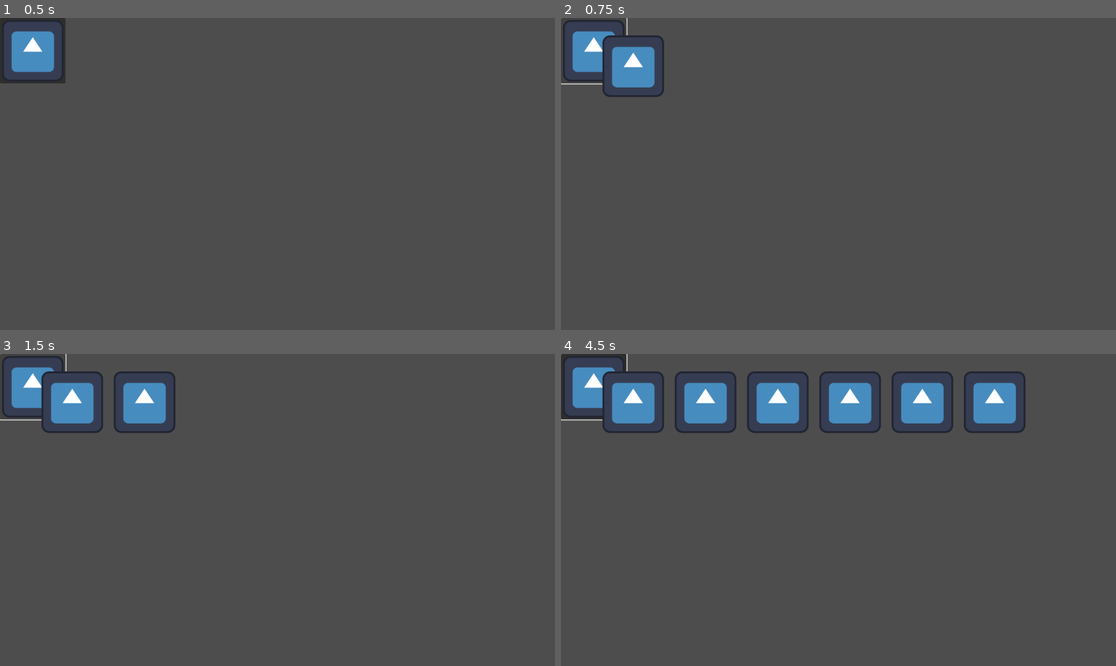
Above: before the commit, frames 1-4 (two rows, left to right).
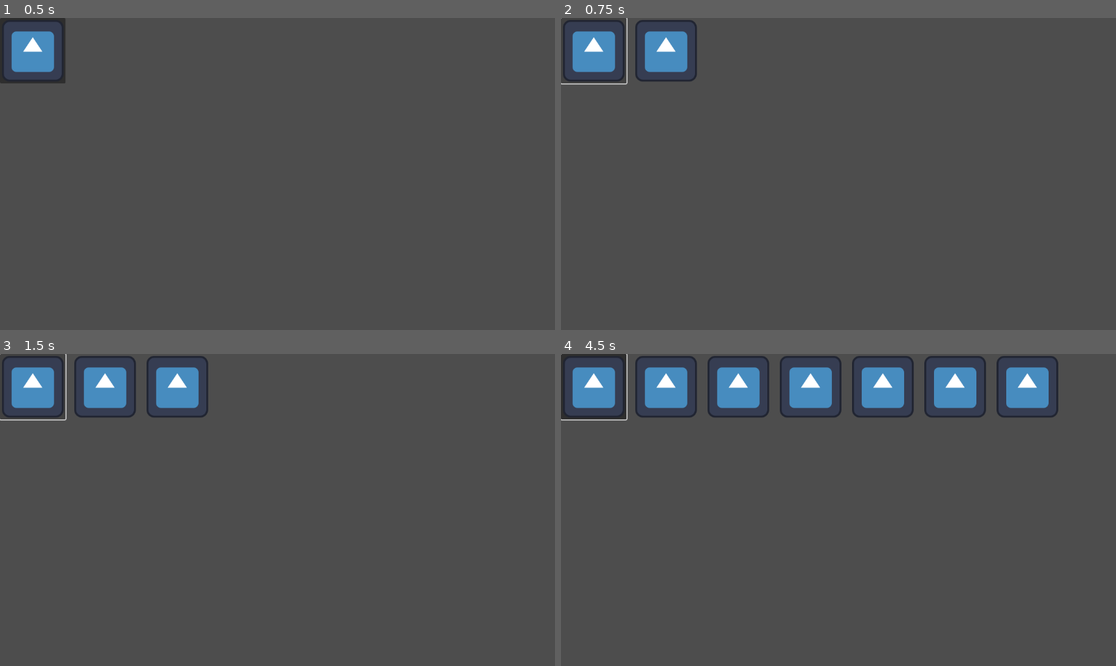
Above: after the commit, the same moments.

Repository: trauman413/Party-House-Godot
Game: Godot game, scene res://scenes/main.tscn
The game is run twice, just before and just after one commit, with the same random seed, the same clock (stepped at 60 frames per second) and the same inputs. Before the commit the project has no main scene; this scene is started directly in both runs. The engine's default icon, where the game draws it, is replaced by a stand-in: a white triangle on a blue panel in a dark square.
Inputs (mouse positions are in pixels of both pictures, inside the frame that each line leads up to):
- Up to frame 1 (0.5 s): no input
- Up to frame 2 (0.75 s): click (594, 49) at 0.5 s
- Up to frame 3 (1.5 s): click (33, 385) at 1.25 s
- Up to frame 4 (4.5 s): click (594, 385) at 2 s; tap Enter at 2.75, 4.25 s; move the mouse to (960, 494) at 2.77 s; click (960, 494) at 2.92 s; tap Space at 3.5 s; move the mouse to (727, 525) at 3.52 s; click (727, 525) at 3.67 s; move the mouse to (894, 441) at 4.27 s; click (894, 441) at 4.42 s

Frame 1 is identical in both runs. In frame 2, 2.3% of the frame differs, in the area x 7-25%, y 0-26%; in frame 3, 4.3%; in frame 4, 12%, in the area x 7-90%, y 0-26%.

Commit message:
wrap guests, create grid container

Diff:
--- a/project.godot
+++ b/project.godot
@@ -11,5 +11,10 @@
 [application]
 
 config/name="Party House"
+run/main_scene="uid://cty4q3ja88irp"
 config/features=PackedStringArray("4.5", "Forward Plus")
 config/icon="res://icon.svg"
+
+[editor_plugins]
+
+enabled=PackedStringArray("res://addons/gdterm/plugin.cfg")
--- a/scenes/party.gd
+++ b/scenes/party.gd
@@ -1,13 +1,26 @@
 extends Node
 
 @onready var door: Button = $Door
+@onready var house_grid: GridContainer = $HouseGrid
 @export var guest: PackedScene
+@export var start_pos: Vector2 = Vector2(218, 68)
+@export var x_diff: int = 150
+@export var y_diff: int = 150
+@export var edge: int = 1000
 
-var next_pos = Vector2(150,100)
+var curr_pos = start_pos
+
+func _ready() -> void:
+	print(door.size)
 
 
 func _on_door_pressed() -> void:
+	print(curr_pos)
 	var new_guest = guest.instantiate()
-	add_child(new_guest)
-	new_guest.position = next_pos
-	next_pos.x += 150
+	house_grid.add_child(new_guest)
+	#add_child(new_guest)
+	new_guest.position = curr_pos
+	curr_pos.x += x_diff
+	if curr_pos.x > edge:
+		curr_pos.x = start_pos.x
+		curr_pos.y += y_diff
--- a/scenes/party.tscn
+++ b/scenes/party.tscn
@@ -13,4 +13,13 @@
 offset_bottom = 8.0
 icon = ExtResource("1_43j68")
 
+[node name="HouseGrid" type="GridContainer" parent="."]
+offset_right = 40.0
+offset_bottom = 40.0
+size_flags_horizontal = 3
+size_flags_vertical = 3
+theme_override_constants/h_separation = 168
+theme_override_constants/v_separation = 168
+columns = 6
+
 [connection signal="pressed" from="Door" to="." method="_on_door_pressed"]
Not shown, added: addons/gdterm/audio/bell.mp3.import
Not shown, added: addons/gdterm/bin/gdterm.gdextension.uid
Binary file added: addons/gdterm/fonts/SourceCodePro-Bold.ttf
Not shown, added: addons/gdterm/fonts/SourceCodePro-Bold.ttf.import
Binary file added: addons/gdterm/fonts/SourceCodePro-Light.ttf
Not shown, added: addons/gdterm/fonts/SourceCodePro-Light.ttf.import
Binary file added: addons/gdterm/fonts/SourceCodePro-Medium.ttf
Not shown, added: addons/gdterm/fonts/SourceCodePro-Medium.ttf.import
Not shown, added: addons/gdterm/icon/gdterm.svg
Not shown, added: addons/gdterm/icon/gdterm.svg.import
Not shown, added: addons/gdterm/plugin.cfg
Not shown, added: addons/gdterm/terminal.gd
(and 23 more such lines)
